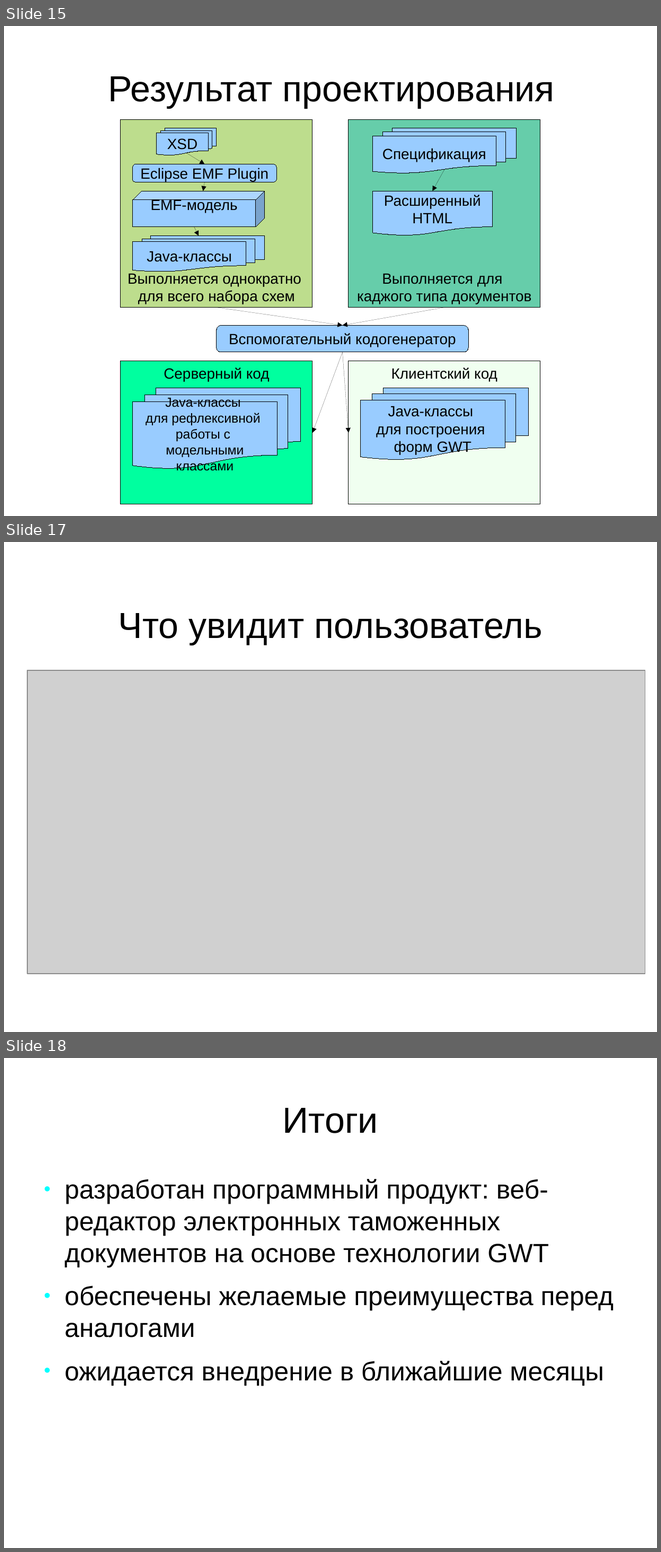
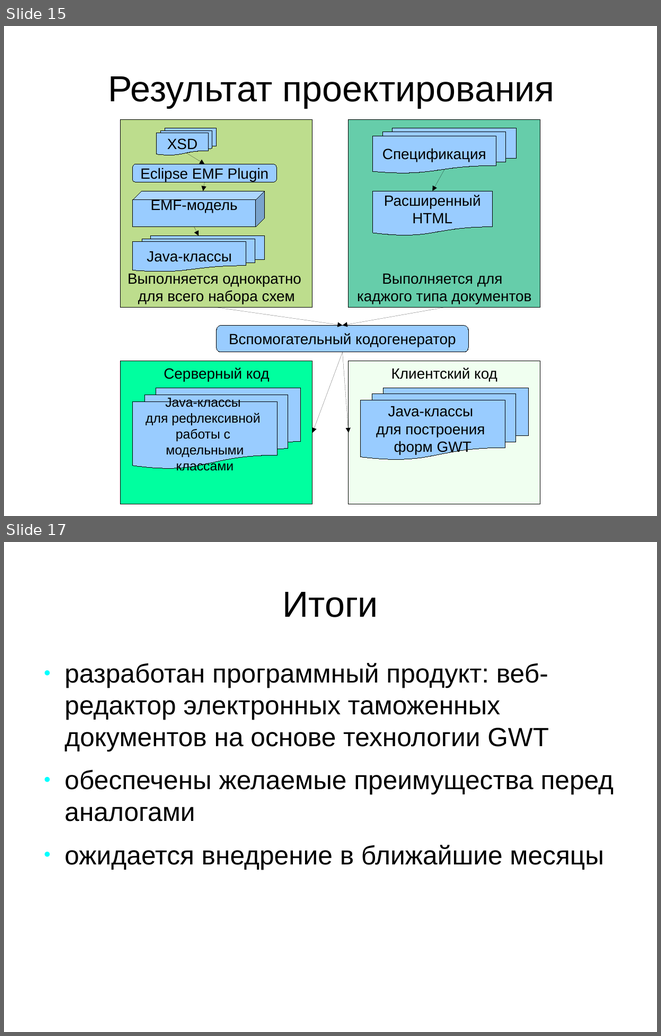
Before and after one commit to aeremenok/a-team-777, a slide deck: diploma/eav/diploma/demo.odp. Shown one above the other, each under a label of ours: slides 15, 17 and 18 before the commit, slides 15 and 17 after it; the slides between them are not shown. The pictures are 661x1552 and 661x1036 pixels, drawn with LibreOffice and Linux fonts; fonts in the diff are those of the drawing; grey boxes stand for pictures. Boxes give left, top, right and bottom in pixels: in the first picture for what was removed or moved away, otherwise in the second. Text is boxed around its words. In the diff, an @@ line names an element or a change of style, - is before the commit and + after.

```diff
--- a/diploma/eav/diploma/demo.odp
+++ b/diploma/eav/diploma/demo.odp
@@ slide 17 removed at (4,542,657,1032), background #FFFFFF @@
@@ title removed at (118,613,542,644) @@
-Что увидит пользователь
@@ picture removed at (27,671,645,974) @@
@@ what was slide 18 is now slide 17 @@
```
Also in this commit, not shown: 4 slides changed, 8 other files.
